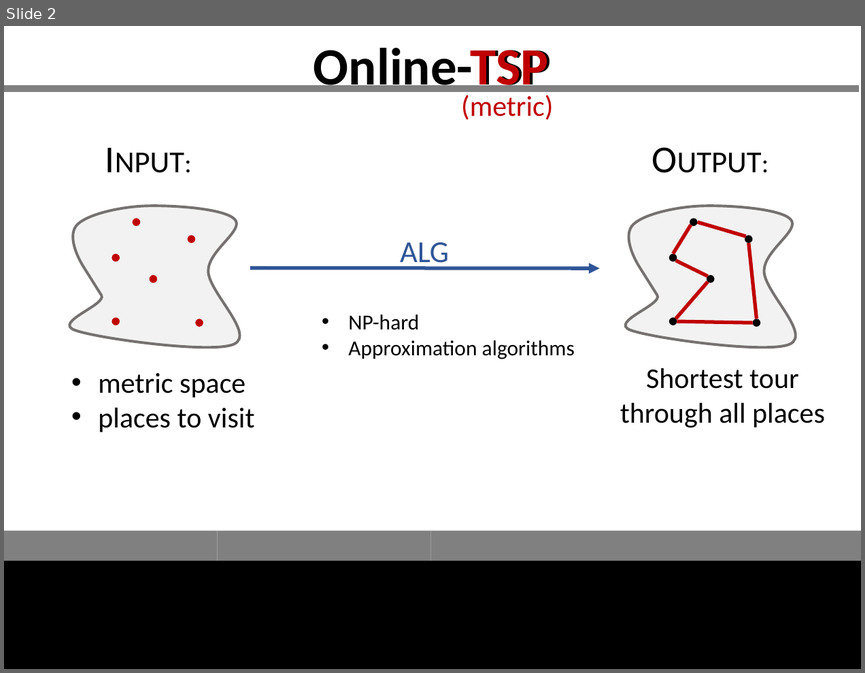
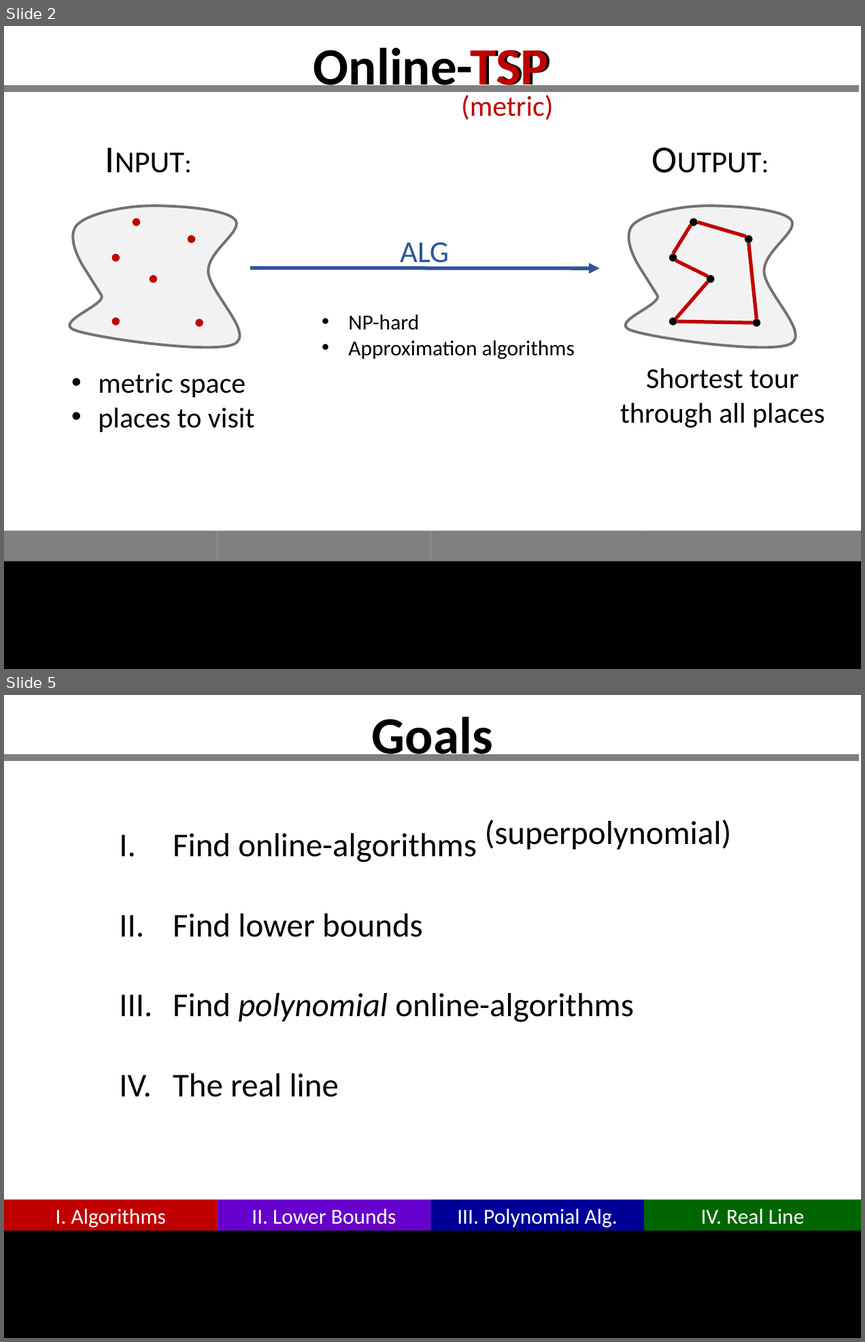
Before and after one commit to GraffL/talk-online-tsp, a slide deck: Präsentation43.pptx. Shown one above the other, each under a label of ours: slide 2 before the commit, slides 2 and 5 after it; the slides between them are not shown. The pictures are 865x673 and 865x1342 pixels, drawn with LibreOffice and Linux fonts; fonts in the diff are those of the drawing. Boxes give left, top, right and bottom in pixels: in the first picture for what was removed or moved away, otherwise in the second. Text is boxed around its words. In the diff, an @@ line names an element or a change of style, - is before the commit and + after.

```diff
--- a/Präsentation43.pptx
+++ b/Präsentation43.pptx
@@ slide 5 added at <box>4,695,861,1338</box>, background #FFFFFF; not listed: 6 template elements that a slide beside it also shows @@
@@ title added at <box>372,717,493,761</box>, 44 pt, text #000000, bold @@
+Goals
@@ text added at <box>173,833,634,1097</box>, 28 pt, text #000000 @@
+I. Find online-algorithms
+II. Find lower bounds
+III. Find polynomial online-algorithms
+IV. The real line
@@ text added at <box>485,819,732,849</box>, 28 pt, text #000000 @@
+(superpolynomial)
@@ rectangle added at <box>4,1200,218,1231</box>, fill #C00000, 18 pt, text #FFFFFF @@
+I. Algorithms
@@ rectangle added at <box>218,1200,430,1231</box>, fill #6600CC, 18 pt, text #FFFFFF @@
+II. Lower Bounds
@@ rectangle added at <box>430,1200,644,1231</box>, fill #000099, 18 pt, text #FFFFFF @@
+III. Polynomial Alg.
@@ rectangle added at <box>644,1200,861,1231</box>, fill #006600, 18 pt, text #FFFFFF @@
+IV. Real Line
```
Also in this commit, not shown: 3 slides changed, 12 other slides added, 1 slide removed.
